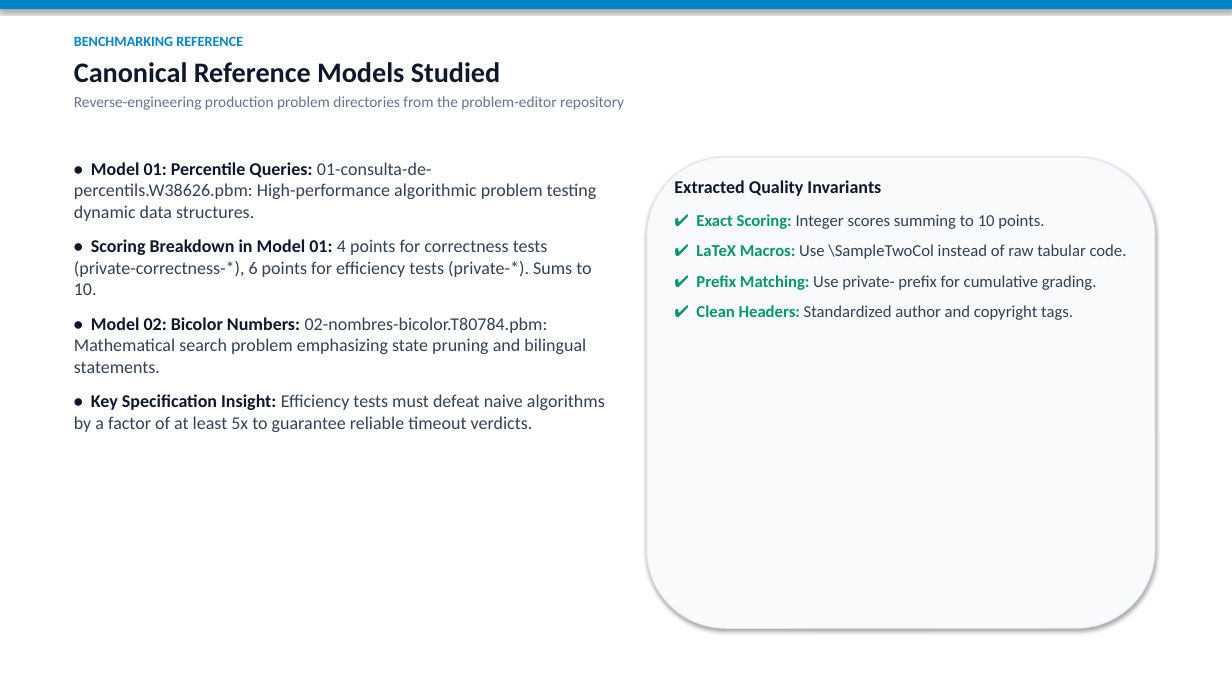
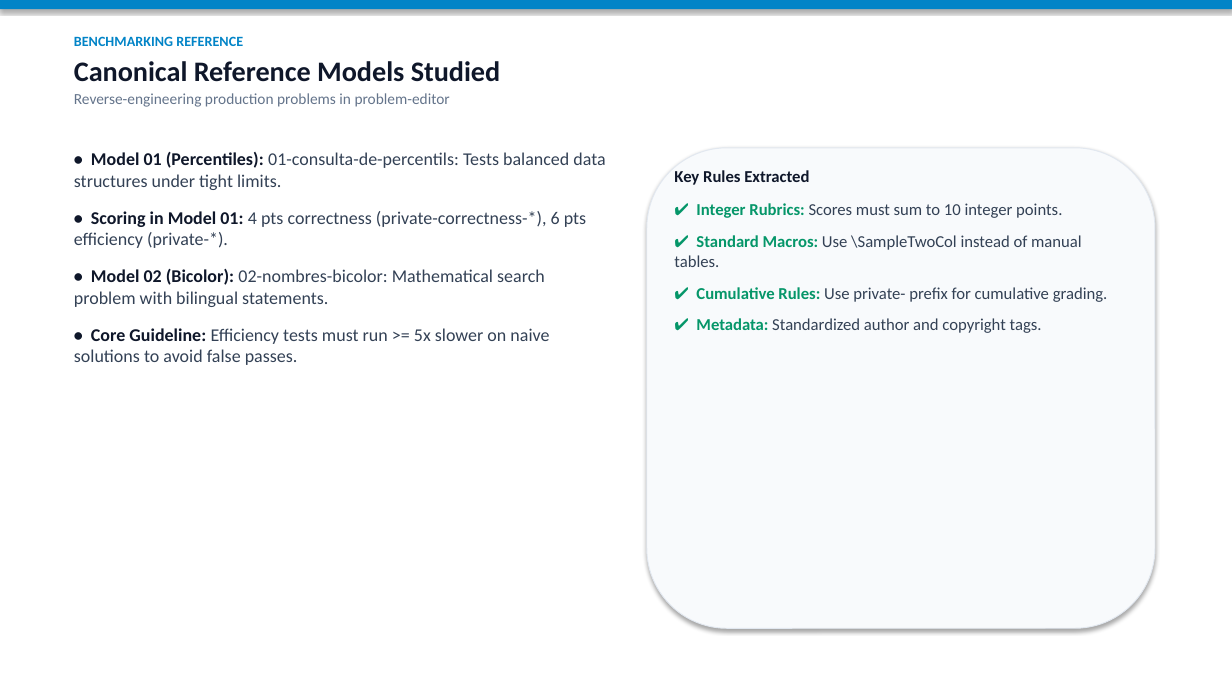
Before and after one commit to SuisSanem000/jutge-private, a slide deck: slide 7 of work/01-meeting-presentation-and-demo-20261112/meeting-summary-presentation.pptx. Drawn at 1232x693 pixels with LibreOffice and Linux fonts; fonts in the diff are those of the drawing. Boxes give left, top, right and bottom in pixels: in the first picture for what was removed or moved away, otherwise in the second. Text is boxed around its words. In the diff, an @@ line names an element or a change of style, - is before the commit and + after.

```diff
--- a/work/01-meeting-presentation-and-demo-20261112/meeting-summary-presentation.pptx
+++ b/work/01-meeting-presentation-and-demo-20261112/meeting-summary-presentation.pptx
@@ text at bbox=[74, 93, 450, 107]: text changed @@
-Reverse-engineering production problem directories from the problem-editor repository
+Reverse-engineering production problems in problem-editor
@@ rounded rectangle: place and size @@
-rounded rectangle at bbox=[647, 157, 1155, 628]
+rounded rectangle at bbox=[647, 148, 1155, 628]
@@ text at bbox=[74, 152, 605, 365]: text changed @@
-• Model 01: Percentile Queries: 01-consulta-de-percentils.W38626.pbm: High-performance algorithmic problem testing dynamic data structures.
-• Scoring Breakdown in Model 01: 4 points for correctness tests (private-correctness-*), 6 points for efficiency tests (private-*). Sums to 10.
-• Model 02: Bicolor Numbers: 02-nombres-bicolor.T80784.pbm: Mathematical search problem emphasizing state pruning and bilingual statements.
-• Key Specification Insight: Efficiency tests must defeat naive algorithms by a factor of at least 5x to guarantee reliable timeout verdicts.
+• Model 01 (Percentiles): 01-consulta-de-percentils: Tests balanced data structures under tight limits.
+• Scoring in Model 01: 4 pts correctness (private-correctness-*), 6 pts efficiency (private-*).
+• Model 02 (Bicolor): 02-nombres-bicolor: Mathematical search problem with bilingual statements.
+• Core Guideline: Efficiency tests must run >= 5x slower on naive solutions to avoid false passes.
@@ text at bbox=[674, 170, 1108, 333]: text changed @@
-Extracted Quality Invariants
-✔ Exact Scoring: Integer scores summing to 10 points.
-✔ LaTeX Macros: Use \SampleTwoCol instead of raw tabular code.
-✔ Prefix Matching: Use private- prefix for cumulative grading.
-✔ Clean Headers: Standardized author and copyright tags.
+Key Rules Extracted
+✔ Integer Rubrics: Scores must sum to 10 integer points.
+✔ Standard Macros: Use \SampleTwoCol instead of manual tables.
+✔ Cumulative Rules: Use private- prefix for cumulative grading.
+✔ Metadata: Standardized author and copyright tags.
```
Also in this commit, not shown: 29 other slides changed, 5 other files.
